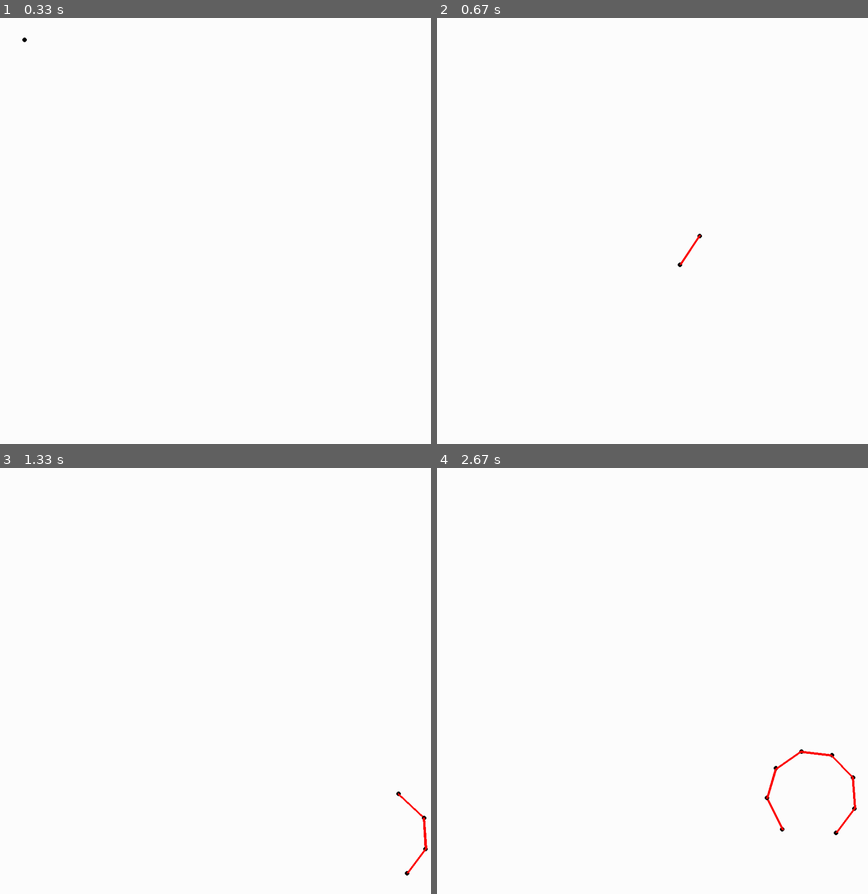
Above: before the commit, frames 1-4 (two rows, left to right).
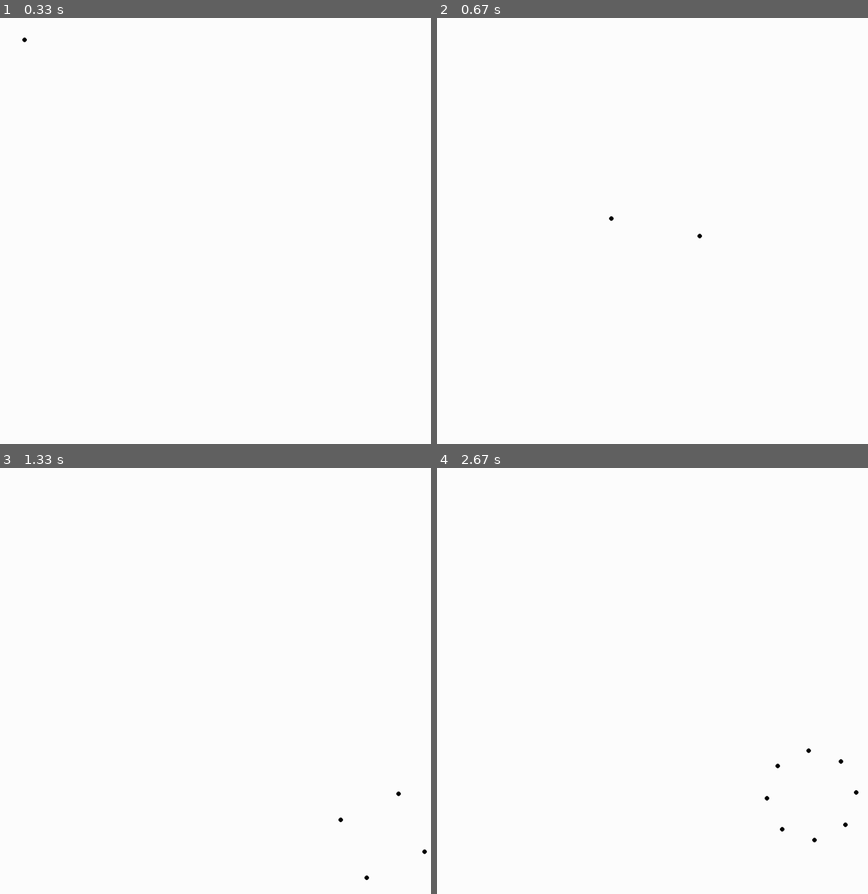
Above: after the commit, the same moments.

Repository: 15collinst/Pygame
Game: pygame game, started from element_orbiting.py
The game is run twice, just before and just after one commit, with the same random seed, the same clock (stepped at 60 frames per second) and the same inputs.
Inputs (mouse positions are in pixels of both pictures, inside the frame that each line leads up to):
- Up to frame 1 (0.33 s): no input
- Up to frame 2 (0.67 s): click (656, 226) at 0.38 s
- Up to frame 3 (1.33 s): click (262, 774) at 0.72 s; click (383, 834) at 1.05 s
- Up to frame 4 (2.67 s): click (549, 587) at 1.38 s; click (656, 732) at 1.72 s; click (592, 583) at 2.05 s; click (811, 796) at 2.38 s

Frame 1 is identical in both runs. In frame 2, less than 0.1% of the frame differs, in the area x 39-62%, y 46-59%; in frame 3, 0.2%; in frame 4, 0.4%, in the area x 75-98%, y 65-88%.

Commit message:
simplified

Diff:
--- a/element_orbiting.py
+++ b/element_orbiting.py
@@ -21,35 +21,44 @@
 ROTATION_SPEED = 1
 ELECTRONS = []
 
+angle = 0
+
 class Electron():
     def __init__(self):
         self.angle = 0
         self.reactivity = 0
 
-    def get_position(self, mx, my):
-        sine_of_orbit_degree = math.sin(self.angle * 0.0174532925)
+    def get_position(self, mx, my, angle):
+        sine_of_orbit_degree = math.sin(angle * 0.0174532925)
         x_coordinate = mx + (sine_of_orbit_degree * ORBIT_RADIUS)
 
-        cosine_of_orbit_degree = math.cos(self.angle * 0.0174532925)
+        cosine_of_orbit_degree = math.cos(angle * 0.0174532925)
         y_coordinate = my + (cosine_of_orbit_degree * ORBIT_RADIUS)
 
         return [x_coordinate, y_coordinate]
 
-    def draw(self):
-        orbit_pos = self.get_position(mx, my)
+    def draw(self, angle):
+        orbit_pos = self.get_position(mx, my, angle)
         pygame.draw.circle(screen, orbit_col, orbit_pos, ELECTRON_SIZE, 0)
-        self.angle += ROTATION_SPEED
 
-    def get_closest_electron(self):
-        closest_distance = ORBIT_RADIUS * 2
-        for i in range(len(ELECTRONS)):
-            x1, y1 = self.get_position(mx,my)
-            x2, y2 = ELECTRONS[i].get_position(mx,my)
-            distance_to_neighbour = math.sqrt( ((x2 - x1) ** 2) + ((y2 - y1) ** 2) )
-            if distance_to_neighbour < closest_distance and distance_to_neighbour != 0:
-                closest_distance = distance_to_neighbour
-                closest_electron = ELECTRONS[i]
-        pygame.draw.line(screen, RED, self.get_position(mx,my), closest_electron.get_position(mx,my), 5)
+    # def get_closest_electron(self,angle):
+
+    #     closest_distance = ORBIT_RADIUS * 2
+    #     for i in range(len(ELECTRONS)):
+    #         x1, y1 = self.get_position(mx,my,angle)
+    #         x2, y2 = ELECTRONS[i].get_position(mx,my,angle)
+    #         distance_to_neighbour = math.sqrt( ((x2 - x1) ** 2) + ((y2 - y1) ** 2) )
+
+    #         if distance_to_neighbour < closest_distance:
+    #             closest_distance = distance_to_neighbour
+    #             closest_electron = ELECTRONS[i]
+
+    #     pygame.draw.line(screen, RED, self.get_position(mx,my,angle), closest_electron.get_position(mx,my,angle), 5)
+
+    #     R = ORBIT_RADIUS
+    #     D = closest_distance
+    #     angle_apart = math.degrees(2 * math.asin(D / (2 * R)))
+
 
 ELECTRONS.append(Electron())
 
@@ -64,12 +73,15 @@
     screen.fill(bg)
 
     for i in range(len(ELECTRONS)):
+        rotation = i * (360 / len(ELECTRONS))
         # print(ELECTRONS[i].get_position(mx, my))
-        ELECTRONS[i].draw()
-        if len(ELECTRONS) == 1:
-            pass
-        else:
-            ELECTRONS[i].get_closest_electron()
+        ELECTRONS[i].draw(angle+rotation)
+        # if len(ELECTRONS) == 1:
+        #     pass
+        # else:
+        #     ELECTRONS[i].get_closest_electron(angle)
+
+    angle += ROTATION_SPEED
 
     pygame.display.update()
 
